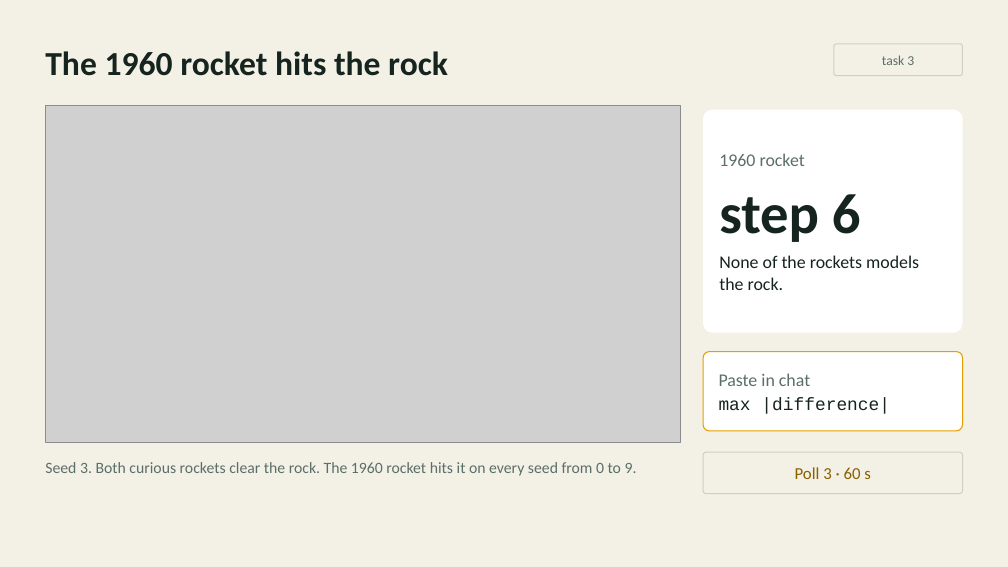
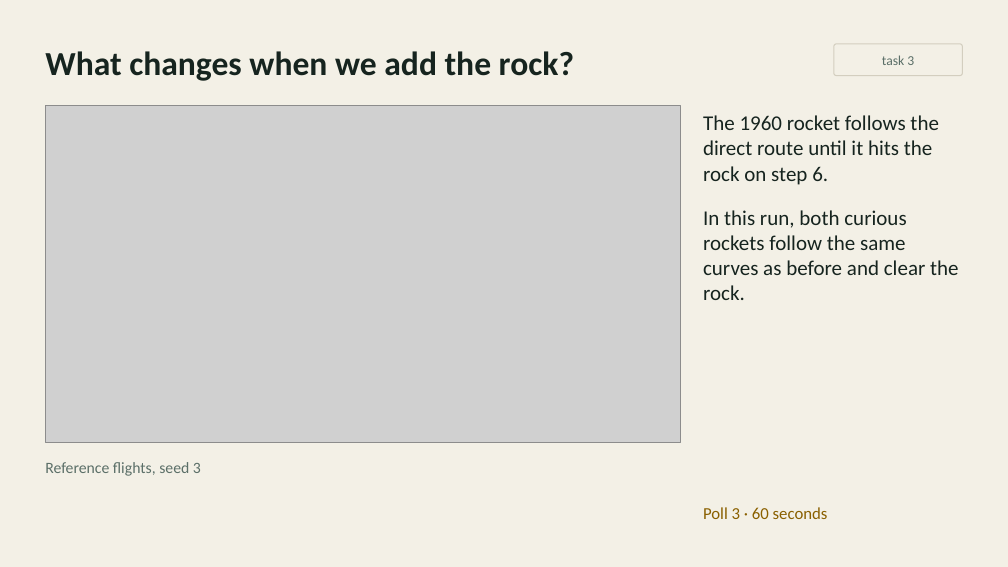
Before and after one commit to inferogenesis/cpomdp-workshop, a slide deck: slide 18 of deck/cpomdp_symposium_2026.pptx (slide 19 before the commit). Drawn at 1008x567 pixels with LibreOffice and Linux fonts; fonts in the diff are those of the drawing; grey boxes stand for pictures. Boxes give left, top, right and bottom in pixels: in the first picture for what was removed or moved away, otherwise in the second. Text is boxed around its words. In the diff, an @@ line names an element or a change of style, - is before the commit and + after.

```diff
--- a/deck/cpomdp_symposium_2026.pptx
+++ b/deck/cpomdp_symposium_2026.pptx
@@ text at [45, 51, 574, 81]: text changed @@
-The 1960 rocket hits the rock
+What changes when we add the rock?
@@ text at [703, 115, 959, 300]: text changed; size 17 to 20 pt @@
-1960 rocket
-step 6
-None of the rockets models the rock.
+The 1960 rocket follows the direct route until it hits the rock on step 6.
+In this run, both curious rockets follow the same curves as before and clear the rock.
@@ text "The 1960 rocket follows the ...": place and size @@
-text "The 1960 rocket follows the ..." at [703, 110, 963, 333]
+text "The 1960 rocket follows the ..." at [703, 115, 959, 300]
@@ text "The 1960 rocket follows the ..." at [703, 115, 959, 300]: vertical alignment middle to top; fill #FFFFFF to none @@
@@ rounded rectangle removed at [703, 352, 963, 431] @@
-Paste in chat
-max |difference|
@@ text at [45, 462, 201, 476]: text changed @@
-Seed 3. Both curious rockets clear the rock. The 1960 rocket hits it on every seed from 0 to 9.
+Reference flights, seed 3
@@ text at [703, 507, 828, 519]: text changed @@
-Poll 3 · 60 s
+Poll 3 · 60 seconds
@@ text "Poll 3 · 60 seconds": place and size @@
-text "Poll 3 · 60 seconds" at [703, 452, 963, 494]
+text "Poll 3 · 60 seconds" at [703, 507, 828, 519]
@@ text "Poll 3 · 60 seconds" at [703, 507, 828, 519]: vertical alignment middle to top; outline #D3CEBF 1 pt to none @@
```
Also in this commit, not shown: 2 other slides changed, 10 slides added, 12 slides removed, 4 other files.
